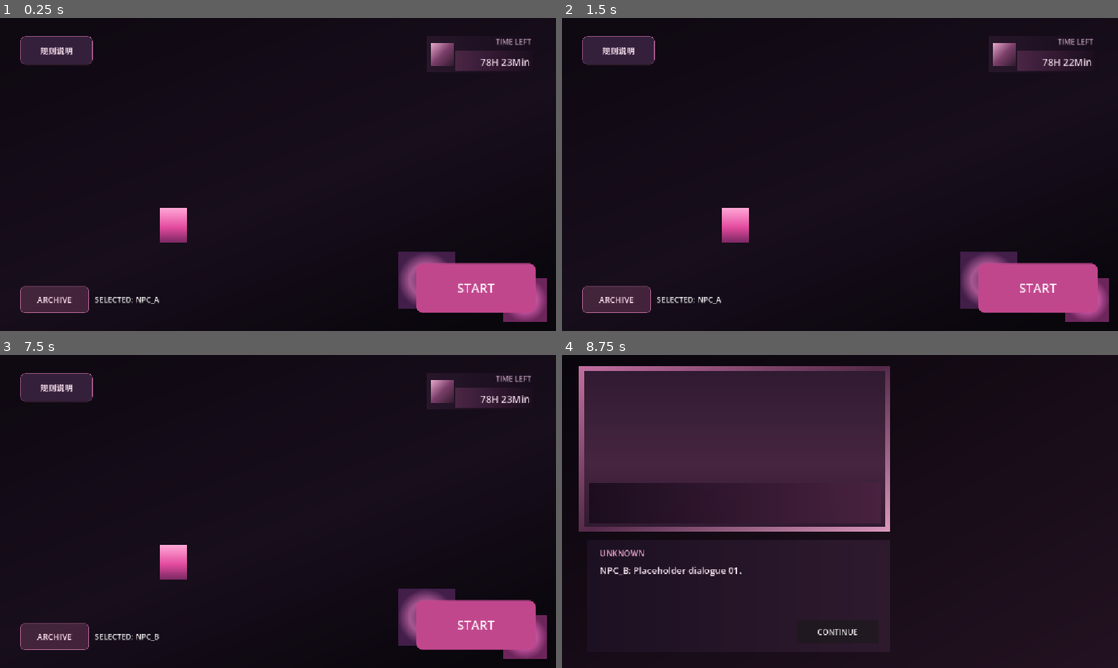
Above: before the commit, frames 1-4 (two rows, left to right).
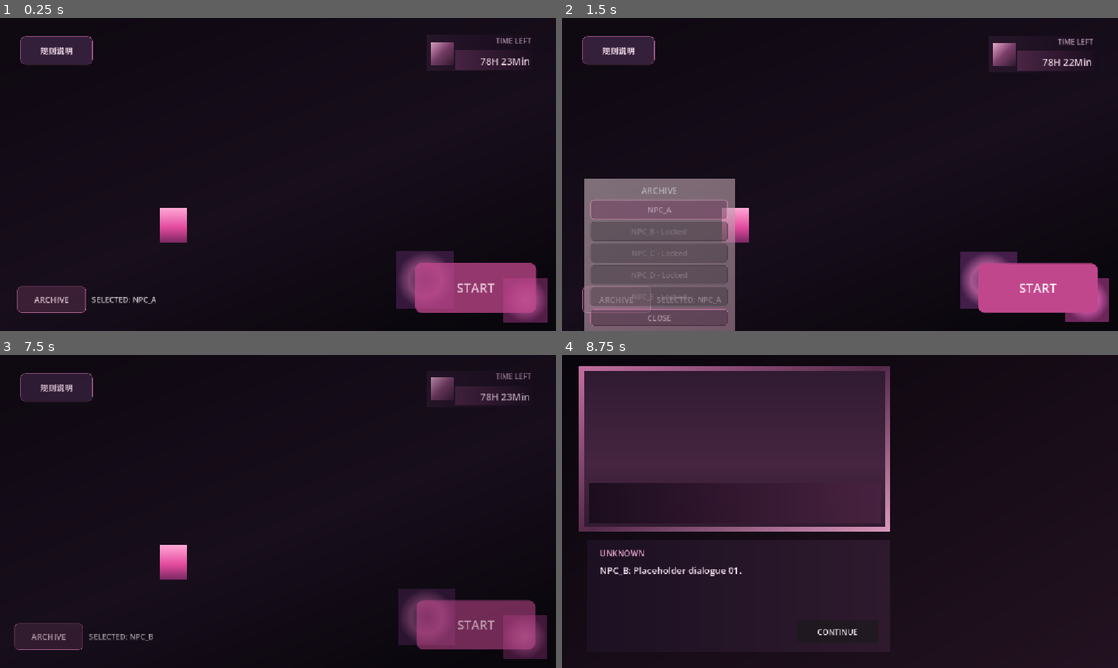
Above: after the commit, the same moments.

Repository: Zhao-hongyi88/Pink_Main_Game
Game: Godot game, scene res://scenes/main/main_menu.tscn
The game is run twice, just before and just after one commit, with the same random seed, the same clock (stepped at 60 frames per second) and the same inputs.
Inputs (mouse positions are in pixels of both pictures, inside the frame that each line leads up to):
- Up to frame 1 (0.25 s): no input
- Up to frame 2 (1.5 s): click "ARCHIVE" at 0.5 s; click "NPC_A" at 1.25 s
- Up to frame 3 (7.5 s): click "START" at 2 s; click "CONTINUE" at 2.75 s; click "CONTINUE" at 3.5 s; click "CONTINUE" at 4.25 s; tap Enter at 5 s; move the mouse to (400, 495) at 5.02 s; click (400, 495) at 5.17 s; tap Space at 5.75 s; move the mouse to (166, 527) at 5.77 s; click (166, 527) at 5.92 s; click "进入回忆" at 6.5 s; click "Complete Memory" at 7.25 s
- Up to frame 4 (8.75 s): click "START" at 8 s

The runs differ from the first frame. In frame 1, 3.5% of the frame differs, in the area x 3-99%, y 6-98%; in frame 2, 13%, in the area x 4-32%, y 51-100%; in frame 3, 5.8%; in frame 4, nothing differs.

Commit message:
feat(ui): add main menu interaction animations

Diff:
--- a/scripts/home/home_avatar.gd
+++ b/scripts/home/home_avatar.gd
@@ -4,21 +4,26 @@
 signal movement_started(target_position: Vector2)
 signal movement_stopped(final_position: Vector2)
 
+const IDLE_BREATH_SCALE := Vector2(1.015, 1.015)
+const IDLE_BREATH_DURATION := 0.8
+
 @export_range(1.0, 1000.0, 1.0, "or_greater") var move_speed := 180.0
 @export_range(0.0, 100.0, 0.5, "or_greater") var stopping_distance := 6.0
 
 @onready var navigation_agent: NavigationAgent2D = %NavigationAgent2D
-@onready var visual: Node = %VisualPlaceholder
+@onready var visual: Sprite2D = %VisualPlaceholder
 
 var _target_global_position := Vector2.ZERO
 var _is_moving := false
 var _navigation_ready := false
+var _idle_breath_tween: Tween
 
 
 func _ready() -> void:
 	_target_global_position = global_position
 	navigation_agent.path_desired_distance = maxf(1.0, stopping_distance * 0.5)
 	navigation_agent.target_desired_distance = maxf(1.0, stopping_distance)
+	_start_idle_breath()
 	call_deferred("_enable_navigation_after_sync")
 
 
@@ -61,6 +66,7 @@
 
 
 func set_movement_target(target_global_position: Vector2) -> void:
+	_stop_idle_breath()
 	_target_global_position = target_global_position
 	_is_moving = true
 	if _navigation_ready:
@@ -74,6 +80,14 @@
 
 func is_moving() -> bool:
 	return _is_moving
+
+
+func is_idle_breathing() -> bool:
+	return (
+		_idle_breath_tween != null
+		and _idle_breath_tween.is_valid()
+		and _idle_breath_tween.is_running()
+	)
 
 
 func stop_movement() -> void:
@@ -94,9 +108,37 @@
 		visual.set("flip_h", true)
 
 
+func _start_idle_breath() -> void:
+	if _is_moving:
+		return
+	_stop_idle_breath()
+	_idle_breath_tween = create_tween()
+	_idle_breath_tween.set_loops()
+	_idle_breath_tween.tween_property(
+		visual,
+		"scale",
+		IDLE_BREATH_SCALE,
+		IDLE_BREATH_DURATION
+	).set_trans(Tween.TRANS_SINE).set_ease(Tween.EASE_IN_OUT)
+	_idle_breath_tween.tween_property(
+		visual,
+		"scale",
+		Vector2.ONE,
+		IDLE_BREATH_DURATION
+	).set_trans(Tween.TRANS_SINE).set_ease(Tween.EASE_IN_OUT)
+
+
+func _stop_idle_breath() -> void:
+	if _idle_breath_tween != null and _idle_breath_tween.is_valid():
+		_idle_breath_tween.kill()
+	_idle_breath_tween = null
+	visual.scale = Vector2.ONE
+
+
 func _stop_movement() -> void:
 	var was_moving := _is_moving
 	_is_moving = false
 	velocity = Vector2.ZERO
 	if was_moving:
 		movement_stopped.emit(global_position)
+		_start_idle_breath()
--- a/scripts/main/main_menu.gd
+++ b/scripts/main/main_menu.gd
@@ -2,13 +2,22 @@
 
 const NPC_ROSTER_PATH := "res://data/npc/npc_roster.json"
 const NPC_ROSTER_SCRIPT = preload("res://scripts/npc/npc_roster.gd")
+const INTRO_TIME_DISPLAY_DURATION := 0.35
+const INTRO_ARCHIVE_DURATION := 0.45
+const INTRO_START_DURATION := 0.5
+const INTRO_RULE_DURATION := 0.3
 
 @onready var start_button: Button = %StartButton
 @onready var rule_button: Button = %RuleButton
 @onready var rule_panel: Control = %RulePanel
 @onready var archive_panel: Control = %ArchivePanel
+@onready var time_display: Control = %TimeDisplay
 
 var npc_roster: RefCounted
+var _intro_tween: Tween
+var _intro_layout_captured := false
+var _time_display_final_position := Vector2.ZERO
+var _archive_panel_final_position := Vector2.ZERO
 
 
 func _ready() -> void:
@@ -16,6 +25,85 @@
 	rule_button.pressed.connect(_on_rule_button_pressed)
 	rule_panel.get_node("%CloseButton").pressed.connect(_on_rule_panel_close_pressed)
 	_setup_archive()
+	call_deferred("_play_intro_animation")
+
+
+func _play_intro_animation() -> void:
+	if _intro_tween != null and _intro_tween.is_valid():
+		_intro_tween.kill()
+
+	if not _intro_layout_captured:
+		_time_display_final_position = time_display.position
+		_archive_panel_final_position = archive_panel.position
+		_intro_layout_captured = true
+
+	_restore_intro_final_state()
+	start_button.pivot_offset = start_button.size * 0.5
+
+	time_display.position = _time_display_final_position + Vector2(0.0, -20.0)
+	time_display.modulate.a = 0.0
+	archive_panel.position = _archive_panel_final_position + Vector2(-30.0, 0.0)
+	archive_panel.modulate.a = 0.0
+	start_button.scale = Vector2(0.85, 0.85)
+	start_button.modulate.a = 0.0
+	rule_button.modulate.a = 0.0
+
+	_intro_tween = create_tween()
+	_intro_tween.set_parallel(true)
+	_intro_tween.tween_property(
+		time_display,
+		"position",
+		_time_display_final_position,
+		INTRO_TIME_DISPLAY_DURATION
+	).set_trans(Tween.TRANS_QUAD).set_ease(Tween.EASE_OUT)
+	_intro_tween.tween_property(
+		time_display,
+		"modulate:a",
+		1.0,
+		INTRO_TIME_DISPLAY_DURATION
+	).set_trans(Tween.TRANS_QUAD).set_ease(Tween.EASE_OUT)
+	_intro_tween.tween_property(
+		archive_panel,
+		"position",
+		_archive_panel_final_position,
+		INTRO_ARCHIVE_DURATION
+	).set_trans(Tween.TRANS_QUAD).set_ease(Tween.EASE_OUT)
+	_intro_tween.tween_property(
+		archive_panel,
+		"modulate:a",
+		1.0,
+		INTRO_ARCHIVE_DURATION
+	).set_trans(Tween.TRANS_QUAD).set_ease(Tween.EASE_OUT)
+	_intro_tween.tween_property(
+		start_button,
+		"scale",
+		Vector2.ONE,
+		INTRO_START_DURATION
+	).set_trans(Tween.TRANS_BACK).set_ease(Tween.EASE_OUT)
+	_intro_tween.tween_property(
+		start_button,
+		"modulate:a",
+		1.0,
+		INTRO_START_DURATION
+	).set_trans(Tween.TRANS_QUAD).set_ease(Tween.EASE_OUT)
+	_intro_tween.tween_property(
+		rule_button,
+		"modulate:a",
+		1.0,
+		INTRO_RULE_DURATION
+	).set_trans(Tween.TRANS_QUAD).set_ease(Tween.EASE_OUT)
+
+
+func _restore_intro_final_state() -> void:
+	if not _intro_layout_captured:
+		return
+	time_display.position = _time_display_final_position
+	time_display.modulate.a = 1.0
+	archive_panel.position = _archive_panel_final_position
+	archive_panel.modulate.a = 1.0
+	start_button.scale = Vector2.ONE
+	start_button.modulate.a = 1.0
+	rule_button.modulate.a = 1.0
 
 
 func _on_start_button_pressed() -> void:
--- a/scripts/ui/archive_panel.gd
+++ b/scripts/ui/archive_panel.gd
@@ -9,6 +9,13 @@
 
 var roster: RefCounted
 var _buttons_by_id: Dictionary = {}
+var _selection_tween: Tween
+var _selection_should_be_open := false
+var _selection_animation_id := 0
+
+const SELECTION_OPEN_SCALE := Vector2(0.96, 0.96)
+const SELECTION_OPEN_DURATION := 0.3
+const SELECTION_CLOSE_DURATION := 0.25
 
 
 func _ready() -> void:
@@ -69,15 +76,63 @@
 
 func _on_archive_button_pressed() -> void:
 	refresh()
-	selection_panel.show()
+	_open_selection_panel()
 
 
 func _on_close_button_pressed() -> void:
-	selection_panel.hide()
+	_close_selection_panel()
 
 
 func _on_npc_button_pressed(npc_id: StringName) -> void:
 	if not GameState.select_npc(npc_id):
 		return
 	refresh()
+	_close_selection_panel()
+
+
+func _open_selection_panel() -> void:
+	_selection_should_be_open = true
+	_selection_animation_id += 1
+	_kill_selection_tween()
+	selection_panel.pivot_offset = selection_panel.size / 2.0
+
+	if not selection_panel.visible:
+		selection_panel.modulate.a = 0.0
+		selection_panel.scale = SELECTION_OPEN_SCALE
+		selection_panel.show()
+
+	_selection_tween = create_tween().set_parallel(true)
+	_selection_tween.set_trans(Tween.TRANS_QUAD).set_ease(Tween.EASE_OUT)
+	_selection_tween.tween_property(selection_panel, "modulate:a", 1.0, SELECTION_OPEN_DURATION)
+	_selection_tween.tween_property(selection_panel, "scale", Vector2.ONE, SELECTION_OPEN_DURATION)
+
+
+func _close_selection_panel() -> void:
+	if not selection_panel.visible:
+		_selection_should_be_open = false
+		return
+
+	_selection_should_be_open = false
+	_selection_animation_id += 1
+	var animation_id := _selection_animation_id
+	_kill_selection_tween()
+	selection_panel.pivot_offset = selection_panel.size / 2.0
+
+	_selection_tween = create_tween().set_parallel(true)
+	_selection_tween.set_trans(Tween.TRANS_QUAD).set_ease(Tween.EASE_IN)
+	_selection_tween.tween_property(selection_panel, "modulate:a", 0.0, SELECTION_CLOSE_DURATION)
+	_selection_tween.tween_property(selection_panel, "scale", SELECTION_OPEN_SCALE, SELECTION_CLOSE_DURATION)
+	_selection_tween.chain().tween_callback(_finish_selection_close.bind(animation_id))
+
+
+func _finish_selection_close(animation_id: int) -> void:
+	if animation_id != _selection_animation_id or _selection_should_be_open:
+		return
 	selection_panel.hide()
+	_selection_tween = null
+
+
+func _kill_selection_tween() -> void:
+	if _selection_tween != null and _selection_tween.is_valid():
+		_selection_tween.kill()
+	_selection_tween = null
--- a/tests/archive_system_smoke_test.gd
+++ b/tests/archive_system_smoke_test.gd
@@ -61,9 +61,22 @@
 	_assert_archive_ui(archive, 1, ordered_npc_ids[0])
 
 	archive.get_node("%ArchiveButton").pressed.emit()
-	assert(archive.get_node("%SelectionPanel").visible)
+	var selection_panel := archive.get_node("%SelectionPanel") as PanelContainer
+	assert(selection_panel.visible)
+	assert(selection_panel.modulate.a < 1.0)
+	assert(selection_panel.scale.is_equal_approx(Vector2(0.96, 0.96)))
+	await get_tree().create_timer(0.35).timeout
+	assert(selection_panel.visible)
+	assert(is_equal_approx(selection_panel.modulate.a, 1.0))
+	assert(selection_panel.scale.is_equal_approx(Vector2.ONE))
+	assert(selection_panel.pivot_offset.is_equal_approx(selection_panel.size / 2.0))
+
 	archive.get_node("%CloseButton").pressed.emit()
-	assert(not archive.get_node("%SelectionPanel").visible)
+	assert(selection_panel.visible)
+	await get_tree().create_timer(0.3).timeout
+	assert(not selection_panel.visible)
+
+	await _verify_archive_animation_interruptions(archive, selection_panel)
 
 	# Preserve concrete NPC_A progress while Archive selection changes later.
 	var first_progress := GameState.get_or_create_npc_progress(ordered_npc_ids[0])
@@ -81,9 +94,15 @@
 	_assert_archive_ui(archive, 2, ordered_npc_ids[1])
 
 	# Manual selection back to the first NPC survives another MainMenu entry.
+	archive.get_node("%ArchiveButton").pressed.emit()
+	await get_tree().create_timer(0.35).timeout
+	assert(archive.get_node("%SelectionPanel").visible)
 	archive.get_npc_button(ordered_npc_ids[0]).pressed.emit()
 	assert(GameState.selected_npc_id == ordered_npc_ids[0])
 	assert(archive.get_node("%SelectedNPCLabel").text == "SELECTED: %s" % roster.get_display_name(ordered_npc_ids[0]))
+	assert(archive.get_node("%SelectionPanel").visible)
+	await get_tree().create_timer(0.3).timeout
+	assert(not archive.get_node("%SelectionPanel").visible)
 	_dispose_main_menu(menu)
 	menu = await _create_main_menu()
 	archive = menu.get_node("%ArchivePanel")
@@ -130,6 +149,41 @@
 	_dispose_main_menu(menu)
 
 
+func _verify_archive_animation_interruptions(archive: Variant, selection_panel: PanelContainer) -> void:
+	var archive_button := archive.get_node("%ArchiveButton") as Button
+	var close_button := archive.get_node("%CloseButton") as Button
+
+	# Closing during opening must finish closed without stale animation state.
+	archive_button.pressed.emit()
+	await get_tree().create_timer(0.08).timeout
+	close_button.pressed.emit()
+	await get_tree().create_timer(0.3).timeout
+	assert(not selection_panel.visible)
+
+	# Reopening during closing must stay visible after the old close would have completed.
+	archive_button.pressed.emit()
+	await get_tree().create_timer(0.08).timeout
+	close_button.pressed.emit()
+	await get_tree().create_timer(0.08).timeout
+	archive_button.pressed.emit()
+	await get_tree().create_timer(0.35).timeout
+	assert(selection_panel.visible)
+	assert(is_equal_approx(selection_panel.modulate.a, 1.0))
+	assert(selection_panel.scale.is_equal_approx(Vector2.ONE))
+
+	# Repeated open requests must converge on one stable open state.
+	archive_button.pressed.emit()
+	archive_button.pressed.emit()
+	archive_button.pressed.emit()
+	await get_tree().create_timer(0.35).timeout
+	assert(selection_panel.visible)
+	assert(is_equal_approx(selection_panel.modulate.a, 1.0))
+	assert(selection_panel.scale.is_equal_approx(Vector2.ONE))
+	close_button.pressed.emit()
+	await get_tree().create_timer(0.3).timeout
+	assert(not selection_panel.visible)
+
+
 func _assert_archive_ui(archive: Variant, unlocked_count: int, selected_npc_id: StringName) -> void:
 	assert(archive.get_npc_button_count() == ordered_npc_ids.size())
 	assert(archive.get_node("%NPCButtonContainer").get_child_count() == ordered_npc_ids.size())
--- a/tests/home_avatar_smoke_test.gd
+++ b/tests/home_avatar_smoke_test.gd
@@ -16,13 +16,14 @@
 	assert(home_world != null)
 	add_child(home_world)
 	var navigation_region := home_world.get_node("NavigationRegion2D") as NavigationRegion2D
-	var avatar := home_world.get_node("HomeAvatar") as CharacterBody2D
+	var avatar := home_world.get_node("HomeAvatar") as HomeAvatar
 	assert(navigation_region != null)
 	assert(navigation_region.navigation_polygon != null)
 	assert(navigation_region.navigation_polygon.get_polygon_count() > 1)
 	assert(avatar != null)
-	assert(avatar.get_node("VisualPlaceholder") is Sprite2D)
-	assert(avatar.get_node("VisualPlaceholder").texture != null)
+	var visual := avatar.get_node("VisualPlaceholder") as Sprite2D
+	assert(visual != null)
+	assert(visual.texture != null)
 	var navigation_agent := avatar.get_node("NavigationAgent2D") as NavigationAgent2D
 	assert(navigation_agent != null)
 	assert(navigation_agent.get_navigation_map().is_valid())
@@ -32,6 +33,18 @@
 	assert(source.find("@export_range") != -1)
 	assert(source.find(".png") == -1)
 	assert(source.find("global_position = Vector2(") == -1)
+	assert(source.find("AnimationPlayer") == -1)
+	assert(source.find("AnimatedSprite2D") == -1)
+
+	# Idle breathing starts immediately and affects only the visual child.
+	assert(avatar.is_idle_breathing())
+	assert(avatar.scale.is_equal_approx(Vector2.ONE))
+	var initial_idle_tween: Tween = avatar._idle_breath_tween
+	await get_tree().create_timer(0.25).timeout
+	assert(avatar.is_idle_breathing())
+	assert(visual.scale.x > 1.0 and visual.scale.x <= 1.016)
+	assert(visual.scale.y > 1.0 and visual.scale.y <= 1.016)
+	assert(avatar.scale.is_equal_approx(Vector2.ONE))
 
 	await get_tree().physics_frame
 	await get_tree().physics_frame
@@ -46,6 +59,16 @@
 	avatar._unhandled_input(click_event)
 	assert(avatar.get_movement_target().is_equal_approx(target_position))
 	assert(avatar.is_moving())
+	assert(not avatar.is_idle_breathing())
+	assert(visual.scale.is_equal_approx(Vector2.ONE))
+	assert(not initial_idle_tween.is_valid())
+
+	# Rapid retargeting while moving never creates an idle tween.
+	avatar.set_movement_target(Vector2(740.0, 230.0))
+	avatar.set_movement_target(target_position)
+	assert(avatar.get_movement_target().is_equal_approx(target_position))
+	assert(not avatar.is_idle_breathing())
+	assert(avatar._idle_breath_tween == null)
 	await get_tree().physics_frame
 	assert(navigation_agent.target_position.is_equal_approx(target_position))
 
@@ -53,6 +76,8 @@
 	var configured_speed_observed := false
 	for _frame in 300:
 		await get_tree().physics_frame
+		if avatar.is_moving():
+			assert(not avatar.is_idle_breathing())
 		if avatar.global_position.distance_to(initial_position) > 1.0:
 			movement_observed = true
 		if is_equal_approx(avatar.velocity.length(), avatar.move_speed):
@@ -64,6 +89,41 @@
 	assert(not avatar.is_moving())
 	assert(avatar.velocity.is_zero_approx())
 	assert(avatar.global_position.distance_to(target_position) <= avatar.stopping_distance + 2.0)
+	assert(avatar.is_idle_breathing())
+	var arrived_idle_tween: Tween = avatar._idle_breath_tween
+	await get_tree().create_timer(0.25).timeout
+	assert(not visual.scale.is_equal_approx(Vector2.ONE))
+	assert(avatar.scale.is_equal_approx(Vector2.ONE))
+
+	# Repeated stop while already idle preserves the single existing loop.
+	avatar.stop_movement()
+	avatar.stop_movement()
+	assert(avatar._idle_breath_tween == arrived_idle_tween)
+	assert(avatar.is_idle_breathing())
+
+	# A new leftward move stops breathing, preserves facing logic, and external stop resumes it.
+	var left_target := Vector2(300.0, 210.0)
+	avatar.set_movement_target(left_target)
+	assert(not arrived_idle_tween.is_valid())
+	assert(not avatar.is_idle_breathing())
+	assert(visual.scale.is_equal_approx(Vector2.ONE))
+	var left_facing_observed := false
+	for _frame in 60:
+		await get_tree().physics_frame
+		assert(not avatar.is_idle_breathing())
+		if avatar.velocity.x < 0.0:
+			left_facing_observed = true
+			assert(visual.flip_h)
+			break
+	assert(left_facing_observed)
+	avatar.stop_movement()
+	assert(not avatar.is_moving())
+	assert(avatar.velocity.is_zero_approx())
+	assert(avatar.is_idle_breathing())
+	assert(visual.scale.is_equal_approx(Vector2.ONE))
+	var external_stop_tween: Tween = avatar._idle_breath_tween
+	avatar.stop_movement()
+	assert(avatar._idle_breath_tween == external_stop_tween)
 
 	remove_child(home_world)
 	home_world.free()
@@ -75,7 +135,7 @@
 	assert(menu != null)
 	add_child(menu)
 	await get_tree().process_frame
-	var avatar := menu.get_node("HomeWorld/HomeAvatar") as CharacterBody2D
+	var avatar := menu.get_node("HomeWorld/HomeAvatar") as HomeAvatar
 	var background := menu.get_node("Background") as TextureRect
 	assert(avatar != null)
 	assert(background != null)
@@ -97,6 +157,7 @@
 	assert(not avatar.get_movement_target().is_equal_approx(previous_movement_target))
 	avatar.stop_movement()
 	assert(not avatar.is_moving())
+	assert(avatar.is_idle_breathing())
 
 	menu.get_node("%RuleButton").pressed.emit()
 	assert(menu.get_node("%RulePanel").visible)
--- a/tests/main_menu_smoke_test.gd
+++ b/tests/main_menu_smoke_test.gd
@@ -82,6 +82,63 @@
 
 	var countdown: TimeDisplay = menu.get_node("%TimeDisplay")
 	assert(countdown is Control)
+	var intro_archive_panel := menu.get_node("%ArchivePanel") as Control
+	var intro_start_button := menu.get_node("%StartButton") as StartButton
+	var intro_rule_button := menu.get_node("%RuleButton") as Button
+	assert(intro_archive_panel != null)
+	assert(intro_start_button != null)
+	assert(intro_rule_button != null)
+
+	# Deferred intro finishes at the authored scene layout and can be safely replayed.
+	await get_tree().create_timer(0.65).timeout
+	var final_time_position := countdown.position
+	var final_archive_position := intro_archive_panel.position
+	var final_start_position := intro_start_button.position
+	assert(is_equal_approx(countdown.modulate.a, 1.0))
+	assert(is_equal_approx(intro_archive_panel.modulate.a, 1.0))
+	assert(intro_start_button.scale.is_equal_approx(Vector2.ONE))
+	assert(is_equal_approx(intro_start_button.modulate.a, 1.0))
+	assert(is_equal_approx(intro_rule_button.modulate.a, 1.0))
+
+	menu._play_intro_animation()
+	var first_intro_tween: Tween = menu._intro_tween
+	assert(first_intro_tween != null and first_intro_tween.is_running())
+	assert(countdown.position.is_equal_approx(final_time_position + Vector2(0.0, -20.0)))
+	assert(is_zero_approx(countdown.modulate.a))
+	assert(intro_archive_panel.position.is_equal_approx(final_archive_position + Vector2(-30.0, 0.0)))
+	assert(is_zero_approx(intro_archive_panel.modulate.a))
+	assert(intro_start_button.position.is_equal_approx(final_start_position))
+	assert(intro_start_button.scale.is_equal_approx(Vector2(0.85, 0.85)))
+	assert(is_zero_approx(intro_start_button.modulate.a))
+	assert(intro_start_button.pivot_offset.is_equal_approx(intro_start_button.size * 0.5))
+	assert(is_zero_approx(intro_rule_button.modulate.a))
+
+	# Intro does not disable input, and replay kills only the previous intro tween.
+	assert(not intro_start_button.disabled)
+	assert(intro_start_button.pressed.get_connections().size() == 1)
+	intro_rule_button.pressed.emit()
+	assert(menu.get_node("%RulePanel").visible)
+	menu.get_node("%RulePanel/%CloseButton").pressed.emit()
+	intro_archive_panel.get_node("%ArchiveButton").pressed.emit()
+	assert(intro_archive_panel.get_node("%SelectionPanel").visible)
+	intro_archive_panel.get_node("%CloseButton").pressed.emit()
+	intro_start_button.mouse_entered.emit()
+	assert(intro_start_button.is_gear_rotation_active())
+	menu._play_intro_animation()
+	assert(not first_intro_tween.is_valid())
+	assert(intro_start_button.is_gear_rotation_active())
+	intro_start_button.mouse_exited.emit()
+
+	await get_tree().create_timer(0.65).timeout
+	assert(countdown.position.is_equal_approx(final_time_position))
+	assert(intro_archive_panel.position.is_equal_approx(final_archive_position))
+	assert(intro_start_button.position.is_equal_approx(final_start_position))
+	assert(intro_start_button.scale.is_equal_approx(Vector2.ONE))
+	assert(is_equal_approx(countdown.modulate.a, 1.0))
+	assert(is_equal_approx(intro_archive_panel.modulate.a, 1.0))
+	assert(is_equal_approx(intro_start_button.modulate.a, 1.0))
+	assert(is_equal_approx(intro_rule_button.modulate.a, 1.0))
+
 	var time_child_names := PackedStringArray()
 	for child in countdown.get_children():
 		time_child_names.append(child.name)
@@ -161,6 +218,8 @@
 	archive.get_node("%ArchiveButton").pressed.emit()
 	assert(archive.get_node("%SelectionPanel").visible)
 	archive.get_node("%CloseButton").pressed.emit()
+	assert(archive.get_node("%SelectionPanel").visible)
+	await get_tree().create_timer(0.3).timeout
 	assert(not archive.get_node("%SelectionPanel").visible)
 	assert(not GameState.select_npc(ordered_npc_ids[1]))
 
